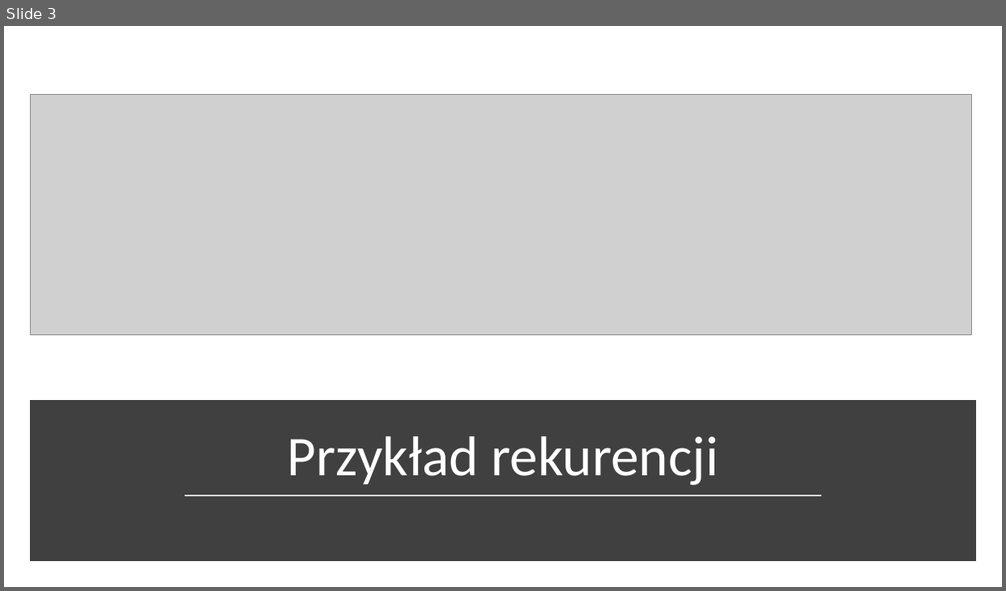
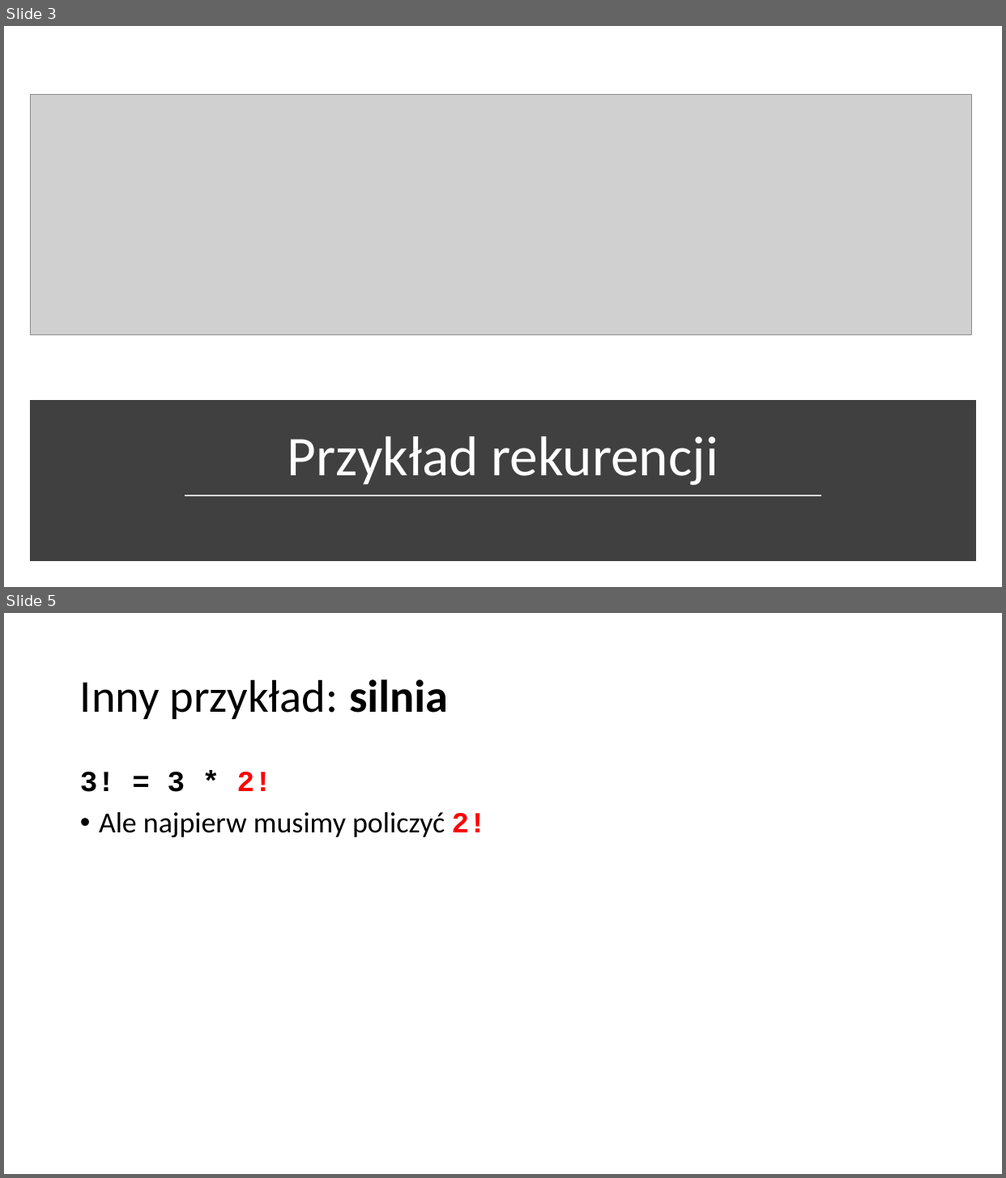
Before and after one commit to blackbat13/CS-HTiEW, a slide deck: Wprowadzenie do rekurencji/I. Wprowadzenie do rekurencji/Rekurencja.pptx. Shown one above the other, each under a label of ours: slide 3 before the commit, slides 3 and 5 after it; the slides between them are not shown. The pictures are 1006x591 and 1006x1178 pixels, drawn with LibreOffice and Linux fonts; fonts in the diff are those of the drawing; grey boxes stand for pictures. Boxes give left, top, right and bottom in pixels: in the first picture for what was removed or moved away, otherwise in the second. Text is boxed around its words. In the diff, an @@ line names an element or a change of style, - is before the commit and + after.

Commit message:
Zmieniono przedstawienie przykładu z silnią

```diff
--- a/Wprowadzenie do rekurencji/I. Wprowadzenie do rekurencji/Rekurencja.pptx
+++ b/Wprowadzenie do rekurencji/I. Wprowadzenie do rekurencji/Rekurencja.pptx
@@ slide 5 added at (x1=4, y1=613, x2=1002, y2=1174), background #FFFFFF @@
@@ title added at (x1=80, y1=679, x2=448, y2=719), 44 pt, text #000000 @@
+Inny przykład: silnia
@@ text added at (x1=80, y1=772, x2=487, y2=837), 28 pt, text #000000 @@
+3! = 3 * 2!
+• Ale najpierw musimy policzyć 2!
```
Also in this commit, not shown: 1 slide changed, 9 other slides added.
